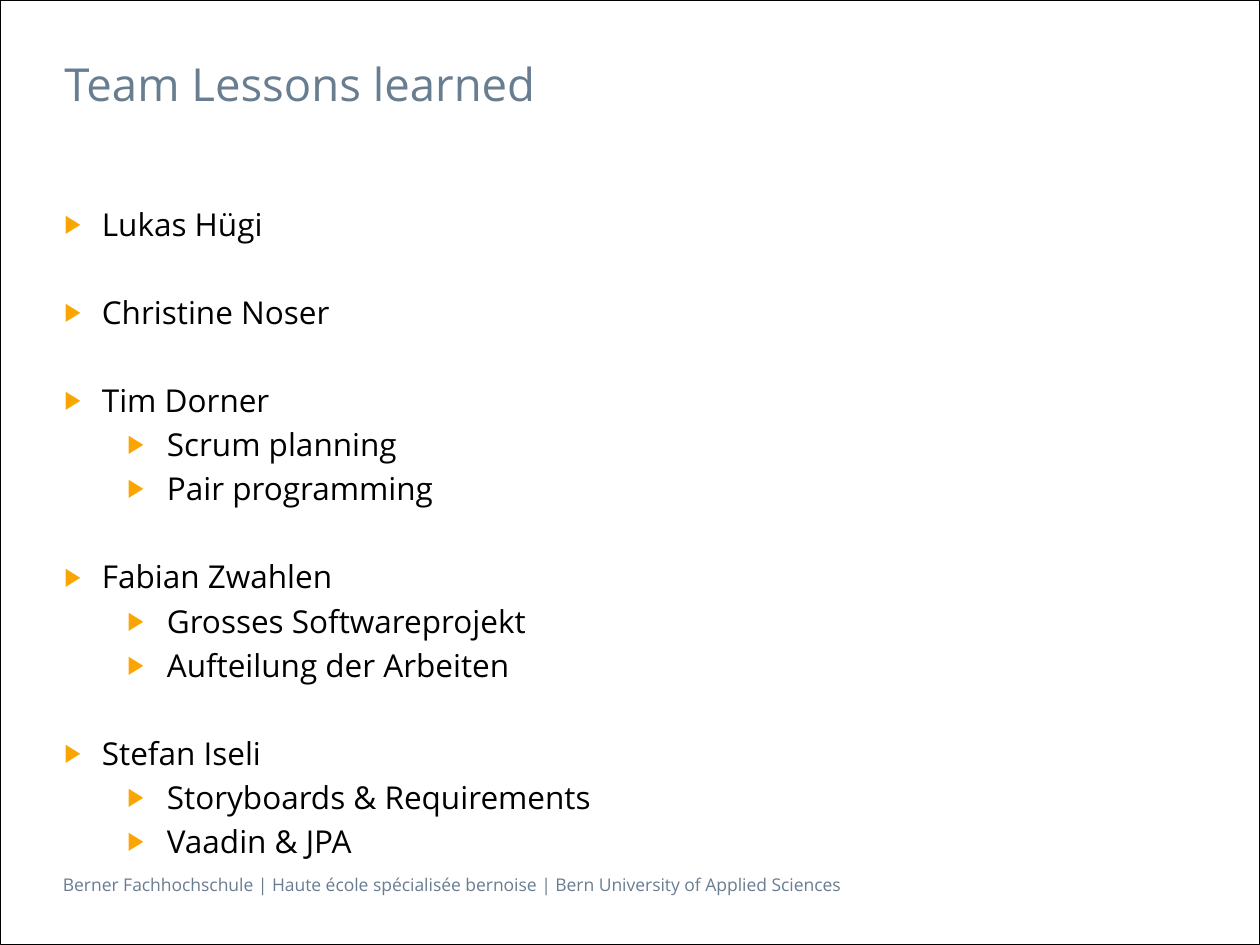
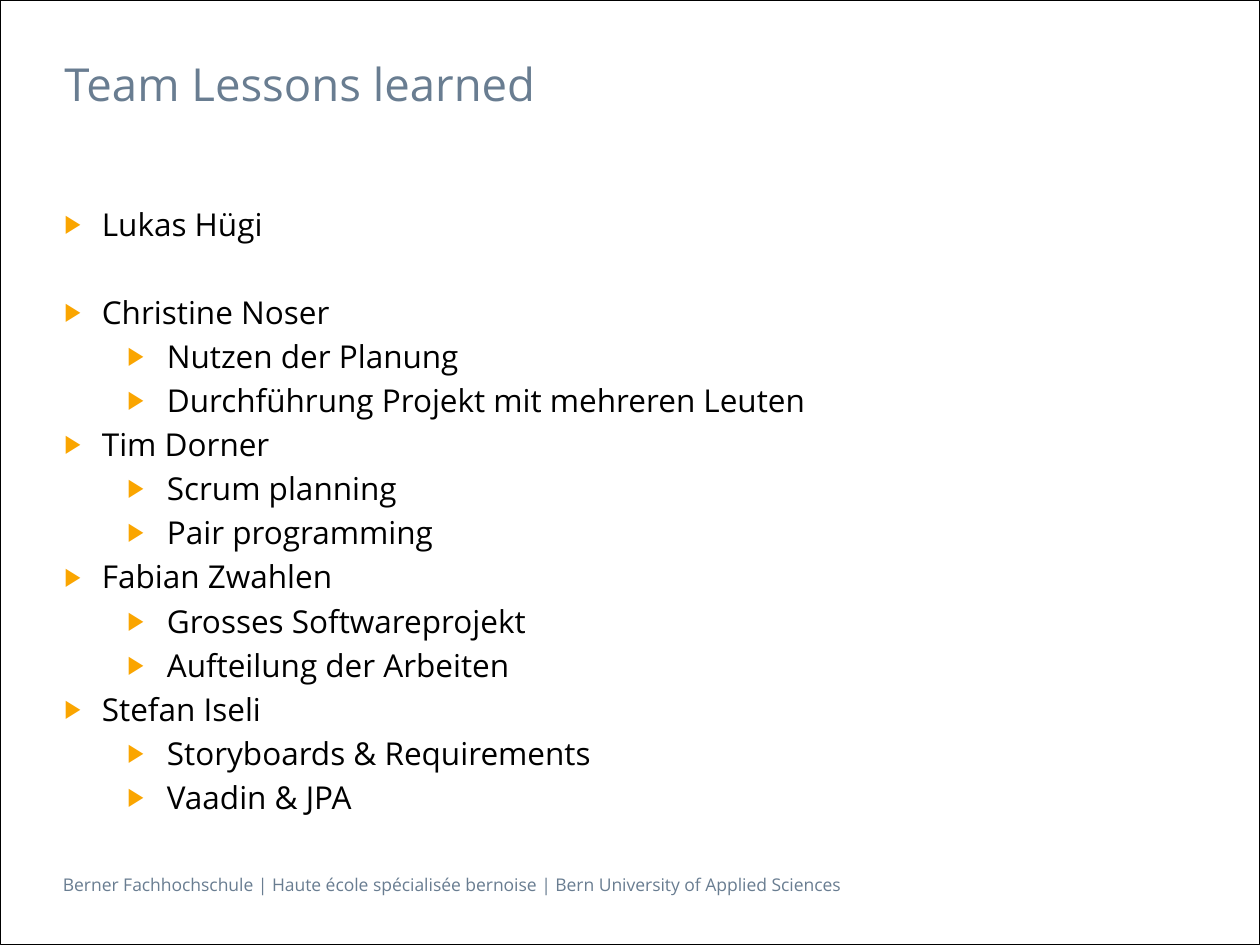
Before and after one commit to isels1/ch.bfh.btx8081.w2015.blue, a slide deck: slide 16 of doc/task14/Task14.pptx. Drawn at 1260x945 pixels with LibreOffice and Linux fonts; fonts in the diff are those of the drawing. Boxes give left, top, right and bottom in pixels: in the first picture for what was removed or moved away, otherwise in the second. Text is boxed around its words. In the diff, an @@ line names an element or a change of style, - is before the commit and + after.

```diff
--- a/doc/task14/Task14.pptx
+++ b/doc/task14/Task14.pptx
@@ text at (167,344,804,420): paragraphs added @@
+  ▶ Nutzen der Planung
+  ▶ Durchführung Projekt mit mehreren Leuten
```
Also in this commit, not shown: 1 other slide changed.
